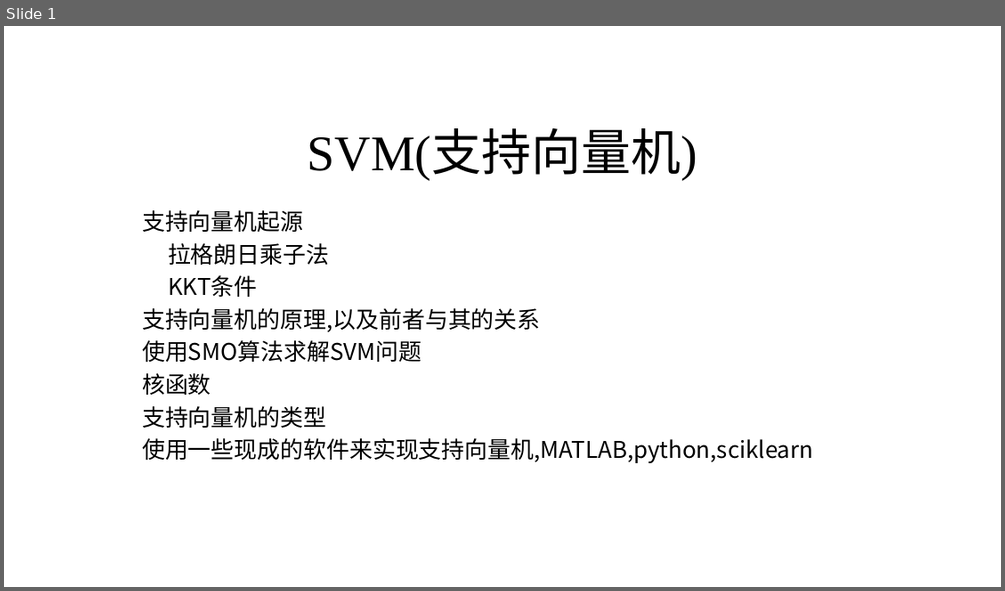
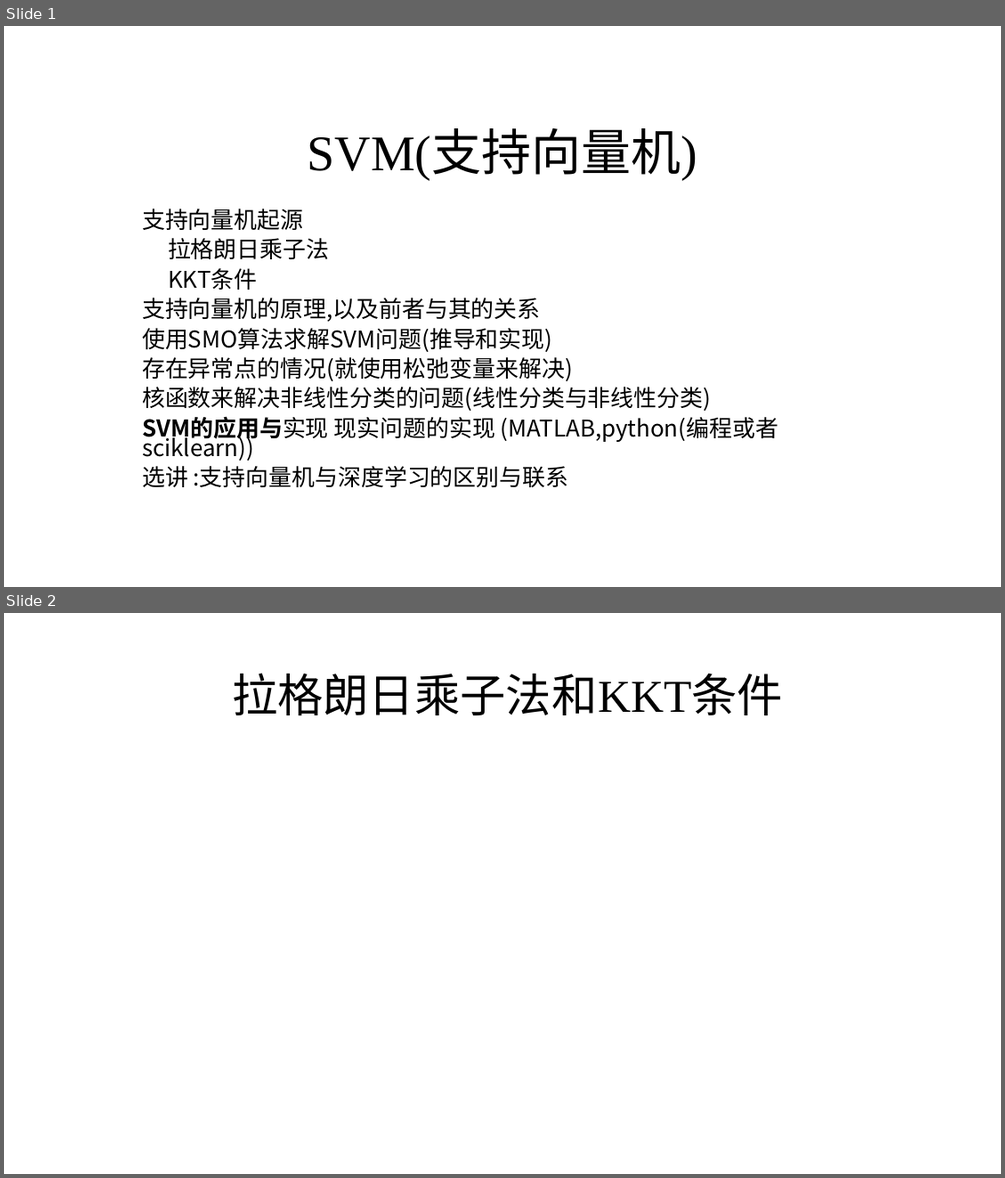
Before and after one commit to marinajacks/graduate, a slide deck: 机器学习/SVM.pptx. Shown one above the other, each under a label of ours: slide 1 before the commit, slides 1 and 2 after it. The pictures are 1005x591 and 1005x1178 pixels, drawn with LibreOffice and Linux fonts; fonts in the diff are those of the drawing. Boxes give left, top, right and bottom in pixels: in the first picture for what was removed or moved away, otherwise in the second. Text is boxed around its words. In the diff, an @@ line names an element or a change of style, - is before the commit and + after.

```diff
--- a/机器学习/SVM.pptx
+++ b/机器学习/SVM.pptx
@@ slide 2 added at (x1=4, y1=613, x2=1001, y2=1174), background #FFFFFF @@
@@ title added at (x1=232, y1=673, x2=783, y2=715), 44 pt, text #000000 @@
+拉格朗日乘子法和KKT条件
@@ slide 1 changed as well @@
@@ subtitle at (x1=142, y1=208, x2=540, y2=321): line spacing 0.8 to 0.7 @@
@@ subtitle at (x1=142, y1=328, x2=778, y2=487): text changed @@
-使用SMO算法求解SVM问题
-核函数
-支持向量机的类型
-使用一些现成的软件来实现支持向量机,MATLAB,python,sciklearn
+使用SMO算法求解SVM问题(推导和实现)
+存在异常点的情况(就使用松弛变量来解决)
+核函数来解决非线性分类的问题(线性分类与非线性分类)
+SVM的应用与实现 现实问题的实现 (MATLAB,python(编程或者sciklearn))
+选讲 :支持向量机与深度学习的区别与联系
```
Also in this commit, not shown: 1 other slide added, 1 slide removed.
